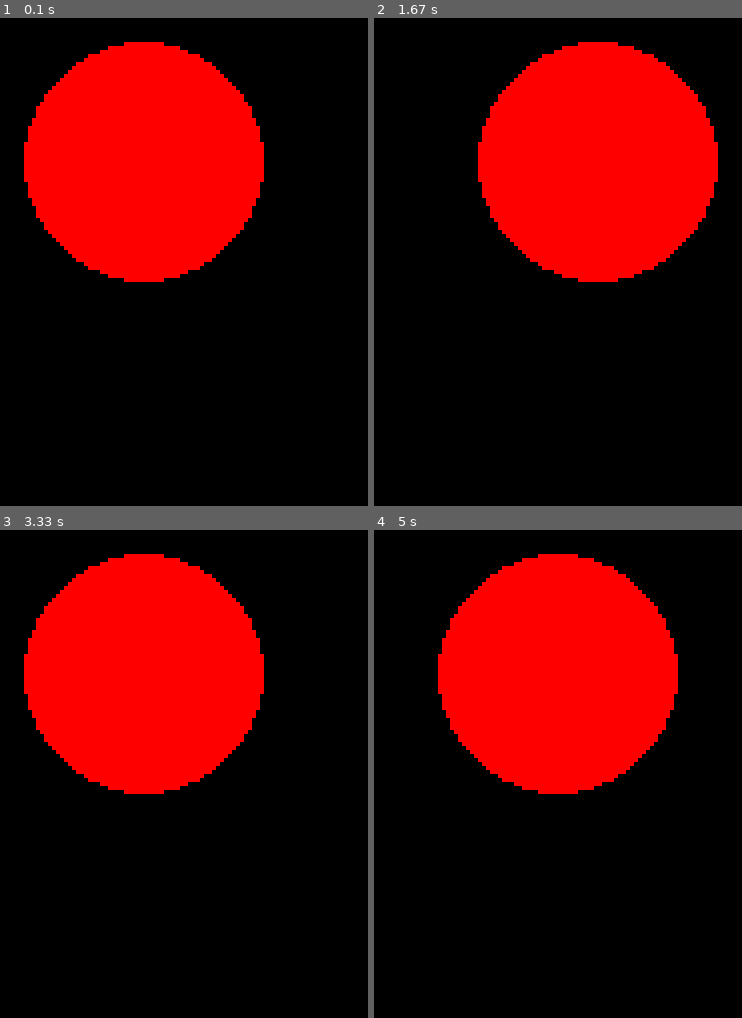
Above: before the commit, frames 1-4 (two rows, left to right).
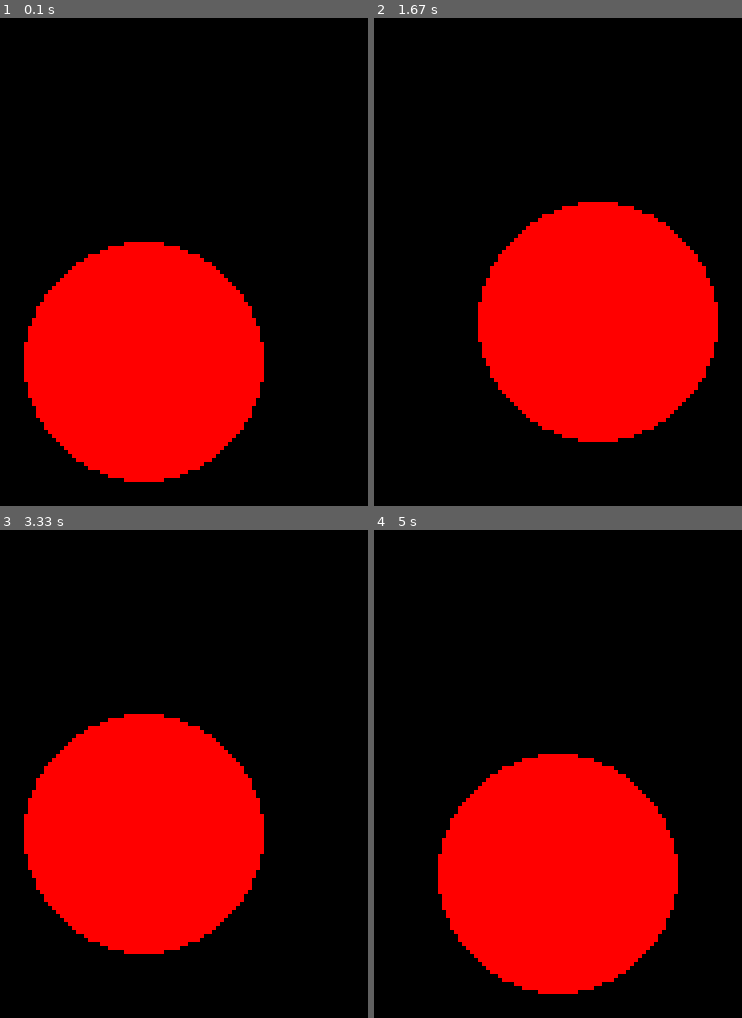
Above: after the commit, the same moments.

Repository: Akash146759/Pygame
Game: pygame game, started from moving circle.py
Same seed, same stepped clock (60 frames per second), same inputs: the game is played once before the commit and once after it.
Inputs:
- Up to frame 1 (0.1 s): no input
- Up to frame 2 (1.67 s): hold Right 0.33-0.8 s; hold Up 0.83-1.13 s; hold Right 1.17-1.63 s
- Up to frame 3 (3.33 s): hold Left 1.67-2.2 s; hold Down 2.23-2.53 s; hold Left 2.57-2.97 s; hold Up from 3 s (still down)
- Up to frame 4 (5 s): release Up at 3.37 s; hold Right 3.4-4.03 s; hold Down 4.07-4.43 s; hold Left 4.47-4.93 s; hold Right from 4.97 s (still down)

The runs differ from the first frame. In frame 1, 46% of the frame differs, in the area x 6-72%, y 4-96%; in frame 2, 39%; in frame 3, 39%; in frame 4, 46%.

Commit message:
5/23/2025

Diff:
--- /dev/null
+++ b/Gravity Ball.py
@@ -0,0 +1,74 @@
+import pygame
+import random
+
+# Initialize Pygame
+pygame.init()
+
+# Screen settings
+WIDTH, HEIGHT = 600, 400
+screen = pygame.display.set_mode((WIDTH, HEIGHT))
+pygame.display.set_caption("Gravity Ball Challenge")
+
+# Colors
+WHITE = (255, 255, 255)
+BLUE = (0, 0, 255)
+GREEN = (0, 255, 0)
+
+# Ball settings
+ball_size = 20
+ball_x = WIDTH // 3
+ball_y = HEIGHT - ball_size - 10
+ball_speed_y = 0
+gravity = 0.5
+jump_power = -10
+is_jumping = False
+
+# Platforms
+platforms = [(random.randint(50, WIDTH - 50), random.randint(100, HEIGHT - 50)) for _ in range(5)]
+
+# Clock
+clock = pygame.time.Clock()
+
+# Game loop
+running = True
+while running:
+    # Event handling to prevent the screen from closing immediately
+    for event in pygame.event.get():
+        if event.type == pygame.QUIT:
+            running = False
+
+    screen.fill(WHITE)  # Clear screen before drawing
+
+    # Gravity effect
+    ball_speed_y += gravity
+    ball_y += ball_speed_y
+
+    # Jump mechanism
+    keys = pygame.key.get_pressed()
+    if keys[pygame.K_SPACE] and not is_jumping:
+        ball_speed_y = jump_power
+        is_jumping = True
+
+    # Collision with platforms
+    for plat_x, plat_y in platforms:
+        if (plat_x < ball_x < plat_x + 80) and (plat_y - ball_size < ball_y < plat_y):
+            ball_y = plat_y - ball_size
+            ball_speed_y = 0
+            is_jumping = False
+
+    # Lose condition
+    if ball_y >= HEIGHT - ball_size:
+        print("Game Over!")
+        running = False
+
+    # Draw Ball
+    pygame.draw.circle(screen, BLUE, (ball_x, int(ball_y)), ball_size)
+
+    # Draw Platforms
+    for plat_x, plat_y in platforms:
+        pygame.draw.rect(screen, GREEN, (plat_x, plat_y, 80, 10))
+
+    pygame.display.update()
+    clock.tick(30)  # Maintain smooth frame rate
+
+pygame.quit()
--- a/moving circle.py
+++ b/moving circle.py
@@ -3,6 +3,7 @@
 pygame.init()
 screen = pygame.display.set_mode((400, 300))
 x = 200
+y = 200
 running = True
 
 while running:
@@ -14,7 +15,11 @@
                 x -= 10
             elif event.key == pygame.K_RIGHT:
                 x += 10
+            if event.key == pygame.K_UP:
+                y -= 10
+            elif event.key == pygame.K_DOWN:
+                y += 10
 
     screen.fill((0, 0, 0))  # Clear screen
-    pygame.draw.circle(screen, (255, 0, 0), (x, 150), 30)
+    pygame.draw.circle(screen, (255, 0, 0), (x, y), 30)
     pygame.display.flip()
--- a/pygame1.py
+++ b/pygame1.py
@@ -2,7 +2,7 @@
 
 pygame.init()
 
-screen = pygame.display.set_mode((700, 700))
+screen = pygame.display.set_mode((400, 400))
 
 done = False
 
--- a/pygame3.py
+++ b/pygame3.py
@@ -13,6 +13,7 @@
 def random_color():
     return (random.randint(0, 255), random.randint(0, 255), random.randint(0, 255))
 
+
 # Ball settings
 ball_radius = 20
 ball_x, ball_y = WIDTH // 2, HEIGHT // 2
@@ -23,7 +24,7 @@
 running = True
 while running:
     pygame.time.delay(30)
-    screen.fill((0, 0, 0))  # Clear screen
+    screen.fill((10, 11, 12))  # Clear screen
 
     for event in pygame.event.get():
         if event.type == pygame.QUIT:
